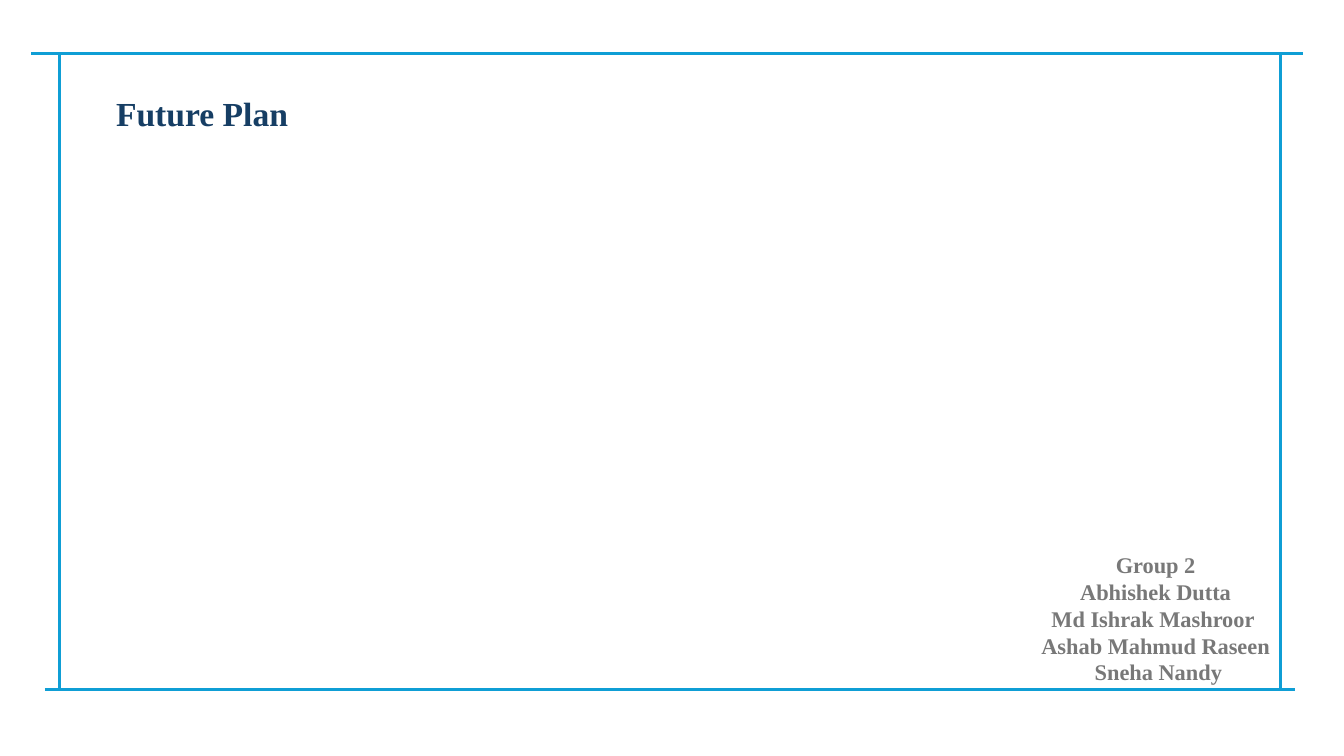
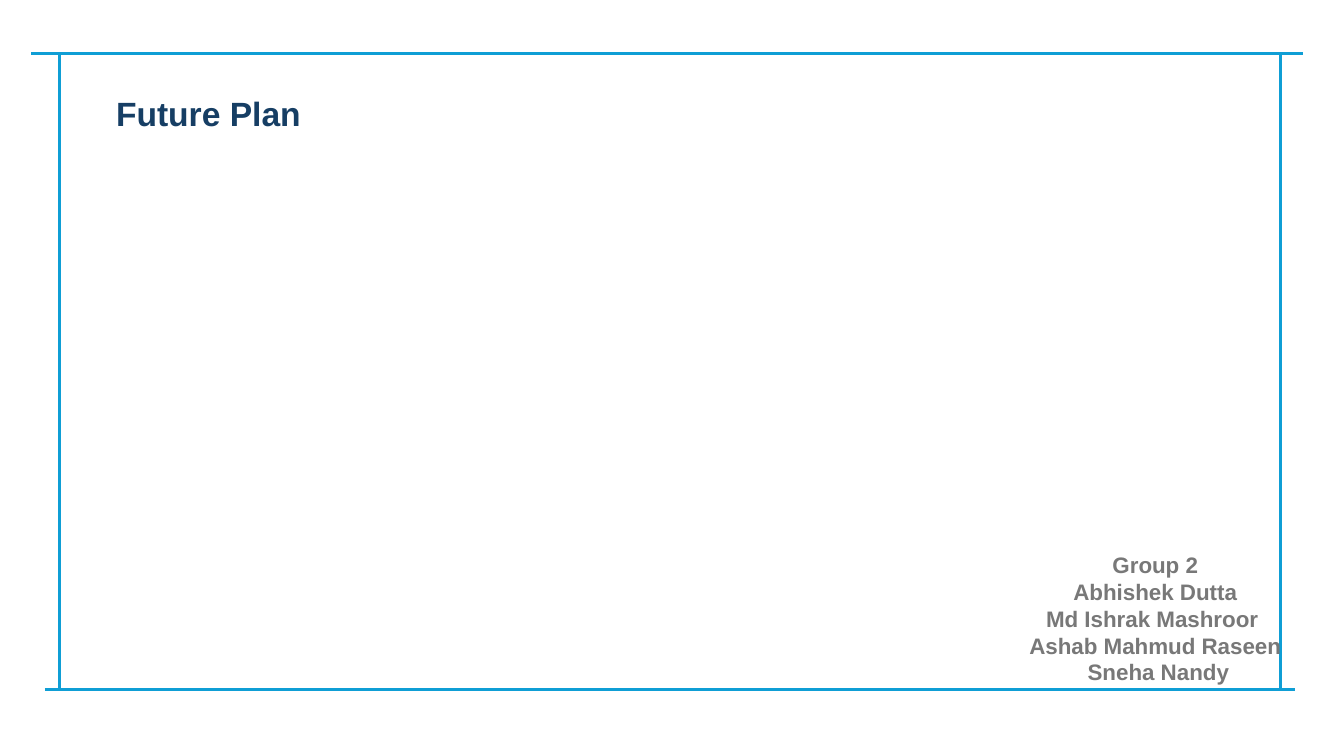
Before and after one commit to tyroruyk/tictacx, a slide deck: slide 7 of others/update_presentation.pptx. Drawn at 1344x756 pixels with LibreOffice and Linux fonts; fonts in the diff are those of the drawing. Boxes give left, top, right and bottom in pixels: in the first picture for what was removed or moved away, otherwise in the second. Text is boxed around its words. In the diff, an @@ line names an element or a change of style, - is before the commit and + after.

```diff
--- a/others/update_presentation.pptx
+++ b/others/update_presentation.pptx
@@ text "Future Plan" at (116,101,301,127): font Times New Roman to Arial @@
@@ text "Group 2" at (1029,557,1281,685): font Times New Roman to Arial @@
```
Also in this commit, not shown: 7 other slides changed.
